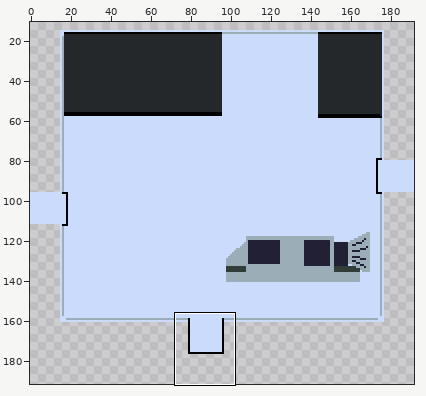
Sprite sheet, stored at images/maps/worldBaseLower.png. Above, an overview of the earlier version with the close-up marked.
Close-up. First the earlier version:
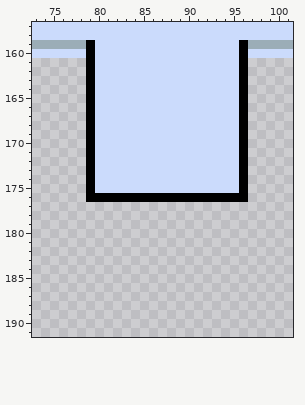
The file is 192x192 pixels. Shown: x 73..101, y 157..191. The wide view leaves out empty margins. The commit also changed other parts of the picture, which this record leaves out.
And afterwards:
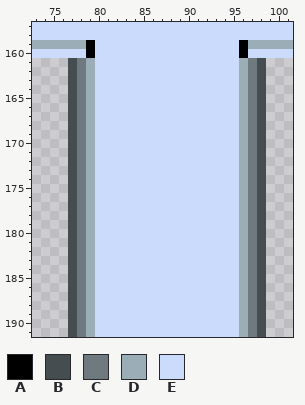
Palette (. is transparent): A #000000  B #464d51  C #6e7980  D #9badb7  E #cbdbfc
Diff:
y 161..175: x 77..79 ..A -> BCD; x 96..98 A.. -> DCB
y 176: x 77..98 ..AAAAAAAAAAAAAAAAAA.. -> BCDEEEEEEEEEEEEEEEEDCB
y 177..191: x 77..98 ...................... -> BCDEEEEEEEEEEEEEEEEDCB
Changed places in both close-ups, as pixel boxes (x1, y1, x2, y2):
changed: (68, 58, 266, 337)
